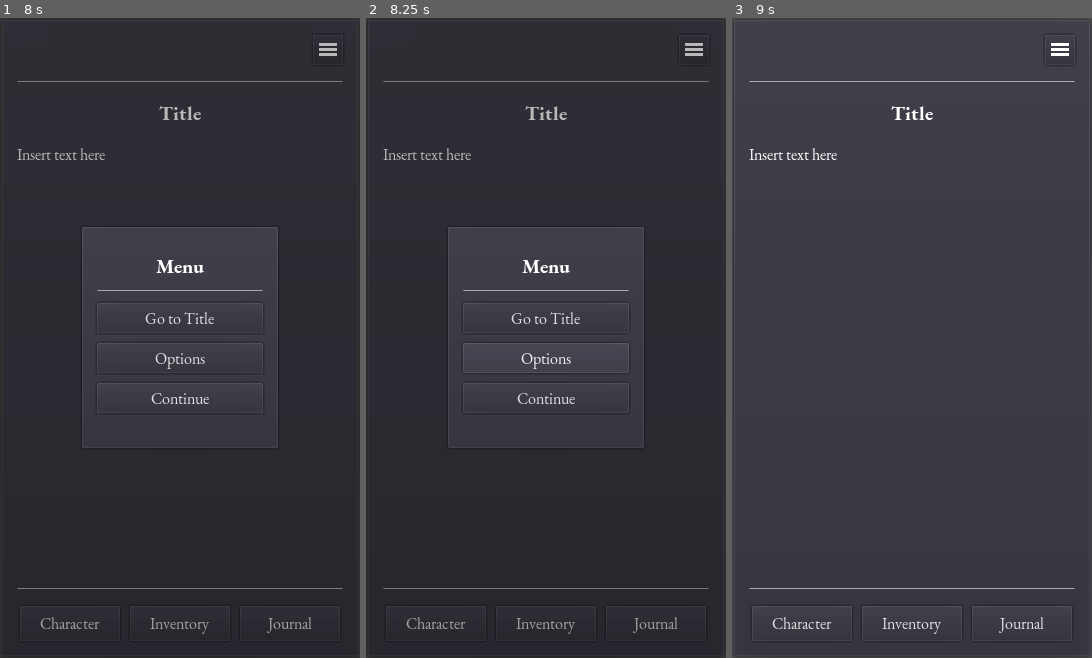
Above: before the commit, frames 1-3 (left to right).
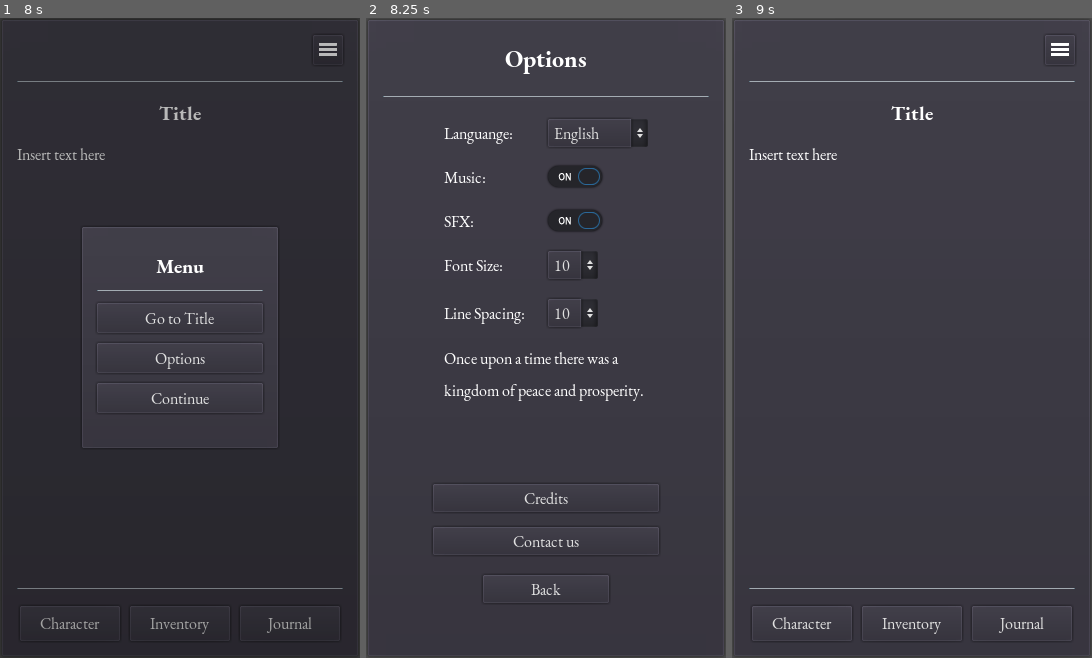
Above: after the commit, the same moments.

Repository: philipuriarte/A-Churchyard-of-Orphans
Game: Godot game, scene res://scenes/game_screen/game_screen.tscn
The game is run twice, just before and just after one commit, with the same random seed, the same clock (stepped at 60 frames per second) and the same inputs. This scene is started directly instead of the project's main scene.
Inputs (mouse positions are in pixels of both pictures, inside the frame that each line leads up to):
- Up to frame 1 (8 s): click "Character" at 0.5 s; click "Inventory" at 1.25 s; click "Journal" at 2 s; click "Character" at 2.75 s; click "Inventory" at 3.5 s; click "Journal" at 4.25 s; click "Character" at 5 s; click "Inventory" at 5.75 s; click "Journal" at 6.5 s; click (327, 50) at 7.25 s
- Up to frame 2 (8.25 s): click "Options" at 8 s
- Up to frame 3 (9 s): click (912, 587) at 8.75 s, where only the run after the commit has a clickable "Back"

Frame 1 is identical in both runs. In frame 2, 7.5% of the frame differs, in the area x 0-100%, y 0-98%; in frame 3, nothing differs.
Error in both runs: Invalid get index 'current_scene' (on base: 'null instance'). (res://logic/game_screen/story_display.gd:24)

Commit message:
Use global variable instead for option previous screen

Diff:
--- a/logic/game_screen/popup_menu.gd
+++ b/logic/game_screen/popup_menu.gd
@@ -1,6 +1,4 @@
 extends Popup
-
-var save_options: SaveOptions
 
 
 # Change scene to title_screen
@@ -16,10 +14,7 @@
 
 # Change scene to option_screen
 func _on_OptionsButton_pressed() -> void:
-	save_options = SaveOptions.load_saveoptions()
-	save_options.previous_screen = "res://scenes/game_screen/game_screen.tscn"
-	save_options.write_saveoptions()
-
+	Global.option_previous_screen = "res://scenes/game_screen/game_screen.tscn"
 	# warning-ignore:return_value_discarded
 	get_tree().change_scene("res://scenes/options_screen/options_screen.tscn")
 
--- /dev/null
+++ b/logic/global.gd
@@ -0,0 +1,3 @@
+extends Node
+
+var option_previous_screen: String
--- a/logic/options_screen/options_screen.gd
+++ b/logic/options_screen/options_screen.gd
@@ -1,16 +1,7 @@
 extends PanelContainer
-
-var save_options: SaveOptions
-var previous_screen: String
 
 onready var popup_credits: Popup = $"%PopupCredits"
 onready var popup_contact: Popup = $"%PopupContact"
-
-
-# Set options to saved options
-func _ready() -> void:
-	save_options = SaveOptions.load_saveoptions()
-	previous_screen = save_options.previous_screen
 
 
 # Open PopupCredits
@@ -26,4 +17,4 @@
 # Change scene to previous_screen
 func _on_BackButton_pressed() -> void:
 	# warning-ignore:return_value_discarded
-	get_tree().change_scene(previous_screen)
+	get_tree().change_scene(Global.option_previous_screen)
--- a/logic/title_screen/title_screen.gd
+++ b/logic/title_screen/title_screen.gd
@@ -2,8 +2,6 @@
 
 const NEW_SAVEGAME = preload("res://resources/new_savegame.tres")
 const NEW_SAVEOPTIONS = preload("res://resources/new_saveoptions.tres")
-
-var save_options: SaveOptions
 
 onready var popup_confirm: Popup = $"%PopupConfirm"
 onready var continue_btn: Button = $"%ContinueButton"
@@ -37,10 +35,7 @@
 
 # Change scene to option_screen
 func _on_OptionsButton_pressed() -> void:
-	save_options = SaveOptions.load_saveoptions()
-	save_options.previous_screen = "res://scenes/title_screen/title_screen.tscn"
-	save_options.write_saveoptions()
-
+	Global.option_previous_screen = "res://scenes/title_screen/title_screen.tscn"
 	# warning-ignore:return_value_discarded
 	get_tree().change_scene("res://scenes/options_screen/options_screen.tscn")
 
--- a/project.godot
+++ b/project.godot
@@ -40,6 +40,7 @@
 [autoload]
 
 SoundPlayer="*res://scenes/sound_player.tscn"
+Global="*res://logic/global.gd"
 
 [display]
 
